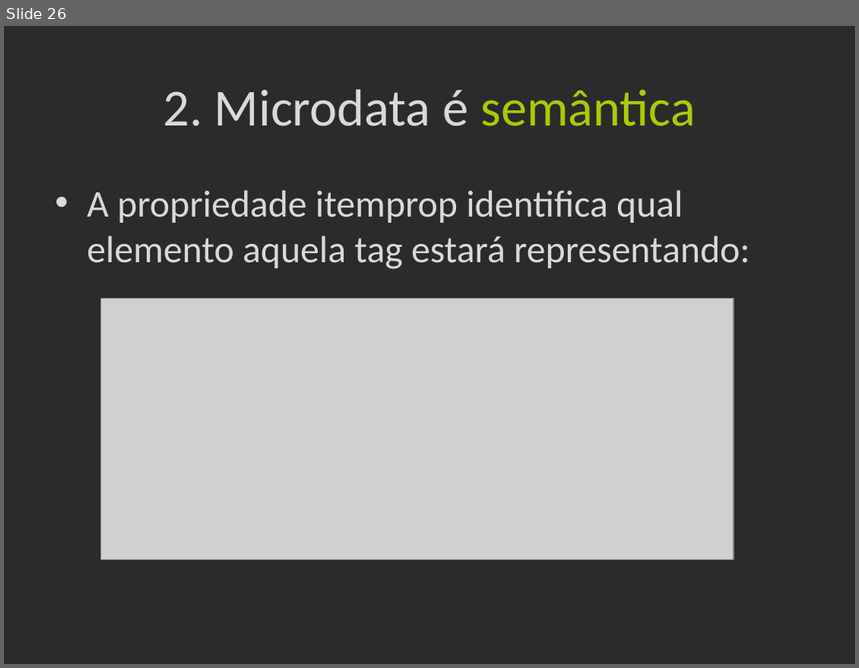
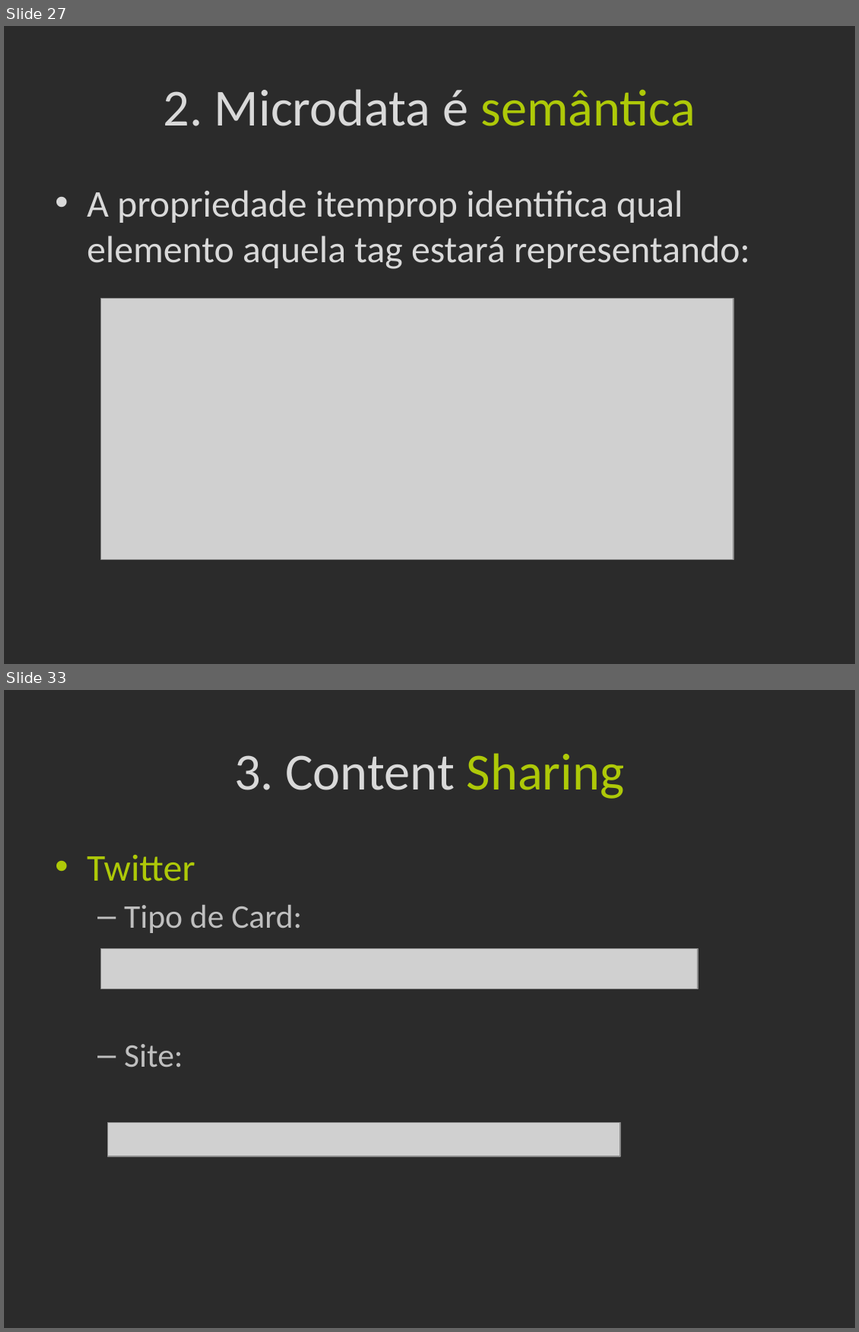
Before and after one commit to Frossard/HTML5-na-pratica, a slide deck: _Presentation/apresentacao.pptx. Shown one above the other, each under a label of ours: slide 26 before the commit, slides 27 and 33 after it; the slides between them are not shown. The pictures are 859x668 and 859x1332 pixels, drawn with LibreOffice and Linux fonts; fonts in the diff are those of the drawing; grey boxes stand for pictures; background and template pictures are left out; a plain dark background stands for a picture behind light text. Boxes give left, top, right and bottom in pixels: in the first picture for what was removed or moved away, otherwise in the second. Text is boxed around its words. In the diff, an @@ line names an element or a change of style, - is before the commit and + after.

```diff
--- a/_Presentation/apresentacao.pptx
+++ b/_Presentation/apresentacao.pptx
@@ slide 33 added at (4, 690, 855, 1328), background picture (left out) @@
@@ title added at (234, 753, 625, 799), 44 pt, text #D9D9D9 @@
+3. Content Sharing
@@ text added at (87, 855, 302, 1068), 28 pt, text #BFBFBF @@
+• Twitter
+  – Tipo de Card:
+  – Site:
@@ picture added at (101, 948, 698, 989) @@
@@ picture added at (108, 1123, 620, 1157) @@
@@ what was slide 26 is now slide 27 @@
```
Also in this commit, not shown: 8 slides changed, 18 other slides added, 3 slides removed.
